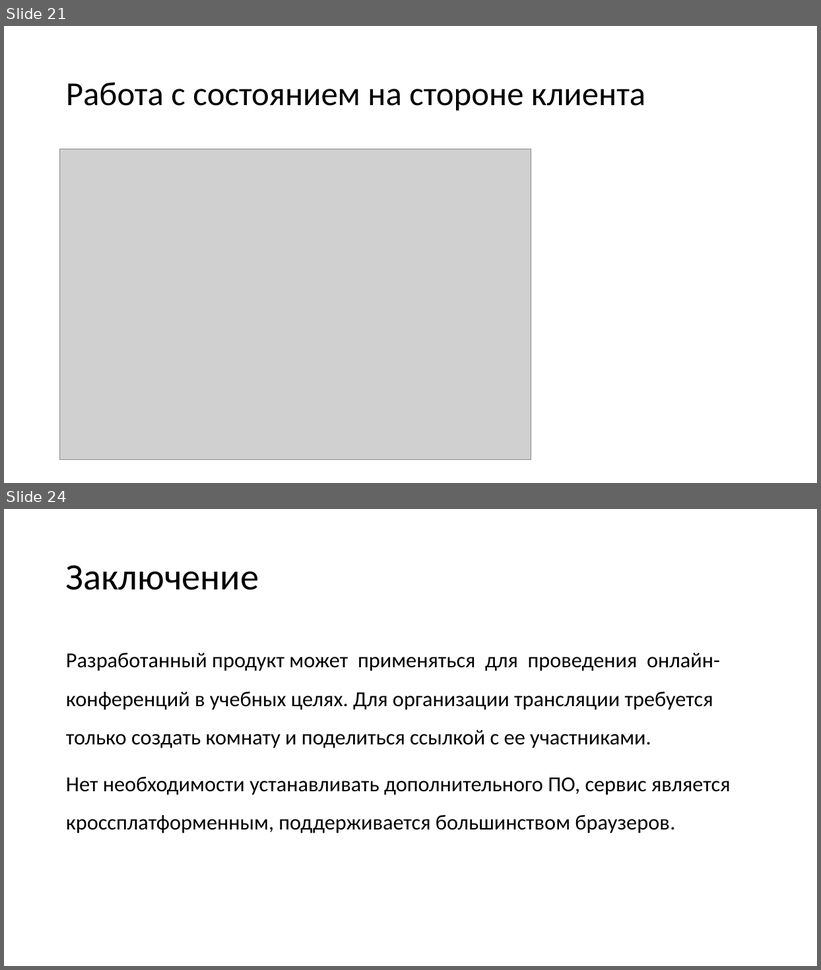
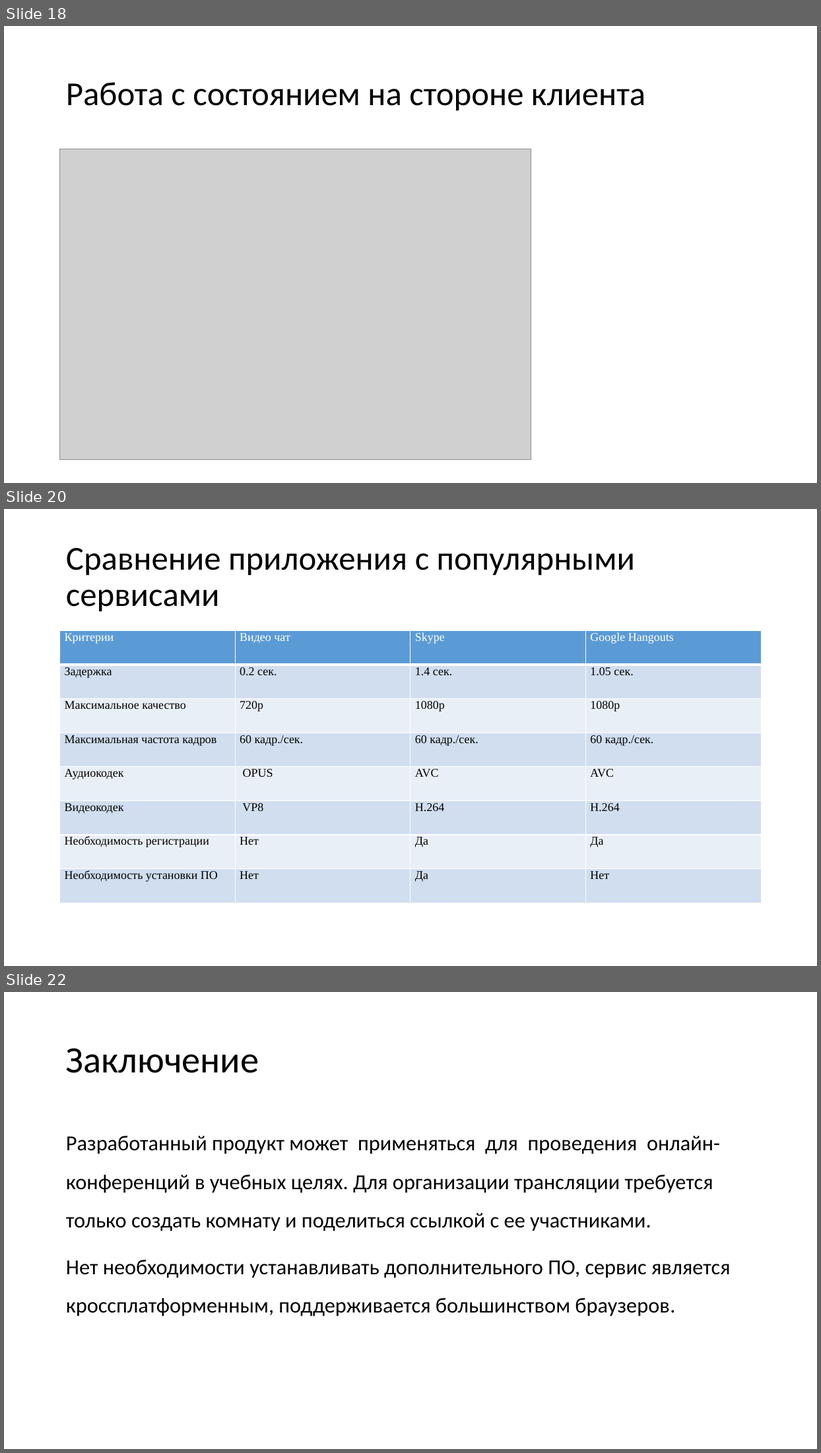
Before and after one commit to vladstarikov88/diploma, a slide deck: presentation.pptx. Shown one above the other, each under a label of ours: slides 21 and 24 before the commit, slides 18, 20 and 22 after it; the slides between them are not shown. The pictures are 821x970 and 821x1453 pixels, drawn with LibreOffice and Linux fonts; fonts in the diff are those of the drawing; grey boxes stand for pictures. Boxes give left, top, right and bottom in pixels: in the first picture for what was removed or moved away, otherwise in the second. Text is boxed around its words. In the diff, an @@ line names an element or a change of style, - is before the commit and + after.

```diff
--- a/presentation.pptx
+++ b/presentation.pptx
@@ slide 20 added at [4,509,817,966], background #FFFFFF @@
@@ title added at [66,548,635,612], 39.6 pt, text #000000 @@
+Сравнение приложения с популярными сервисами
@@ table added at [60,631,763,904], 8 rows, 4 columns @@
+Критерии | Видео чат | Skype | Google Hangouts
+Задержка | 0.2 сек. | 1.4 сек. | 1.05 сек.
+Максимальное качество | 720р | 1080р | 1080р
+Максимальная частота кадров | 60 кадр./сек. | 60 кадр./сек. | 60 кадр./сек.
+Аудиокодек | OPUS | AVC | AVC
+Видеокодек | VP8 | H.264 | H.264
+Необходимость регистрации | Нет | Да | Да
+Необходимость установки ПО | Нет | Да | Нет
@@ what was slide 21 is now slide 18 @@
@@ what was slide 24 is now slide 22 @@
```
Also in this commit, not shown: 2 slides changed, 5 other slides added, 8 slides removed, 2 other files.
